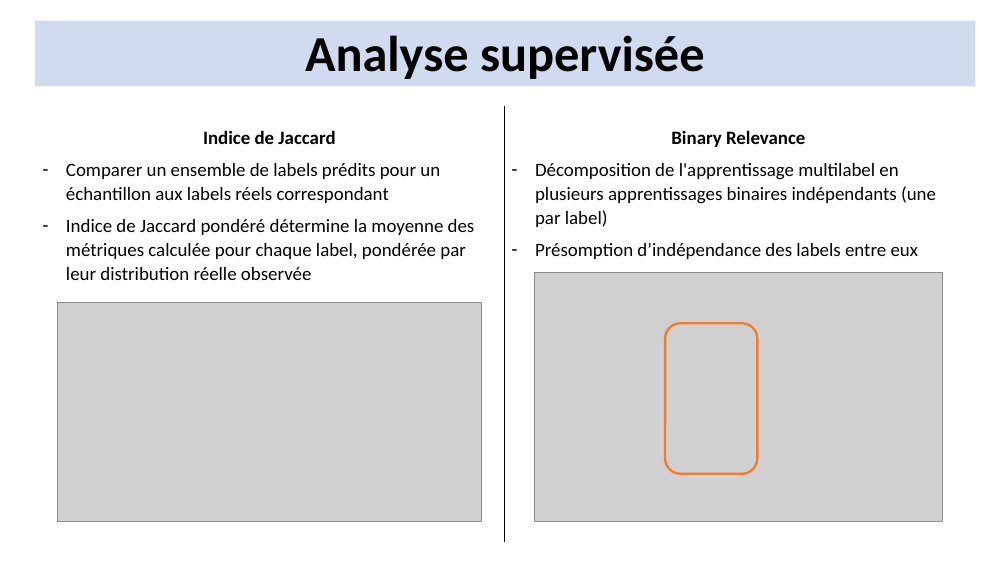
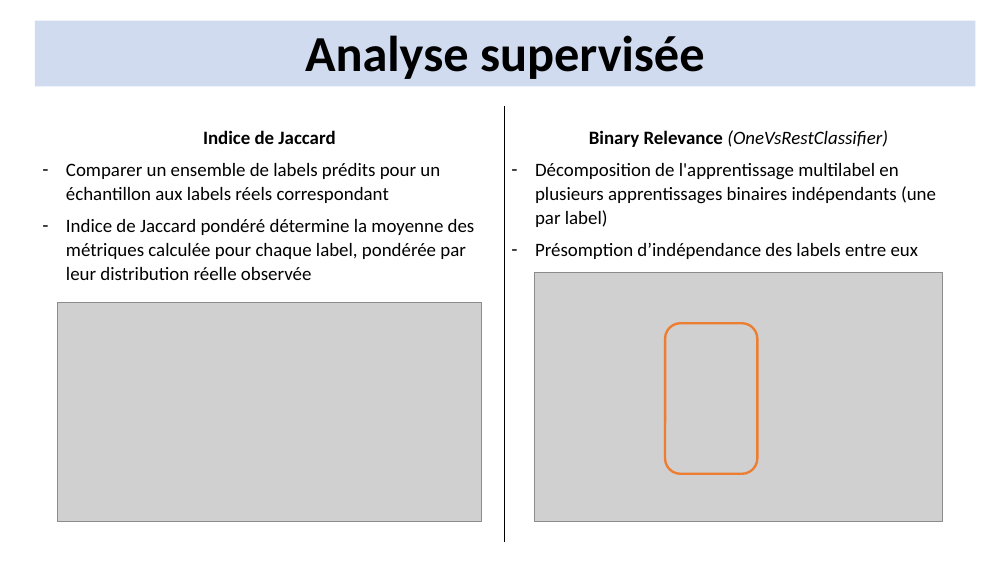
Before and after one commit to ridurand/OCR06, a slide deck: slide 16 of Catégorisez automatiquement des questions (soutenance).pptx. Drawn at 1008x567 pixels with LibreOffice and Linux fonts; fonts in the diff are those of the drawing; grey boxes stand for pictures. Boxes give left, top, right and bottom in pixels: in the first picture for what was removed or moved away, otherwise in the second. Text is boxed around its words. In the diff, an @@ line names an element or a change of style, - is before the commit and + after.

```diff
--- a/Catégorisez automatiquement des questions (soutenance).pptx
+++ b/Catégorisez automatiquement des questions (soutenance).pptx
@@ text at [589,130,888,147]: text changed; bold off; italic on @@
-Binary Relevance
+Binary Relevance (OneVsRestClassifier)
```
Also in this commit, not shown: 2 other slides changed, 3 other files.
